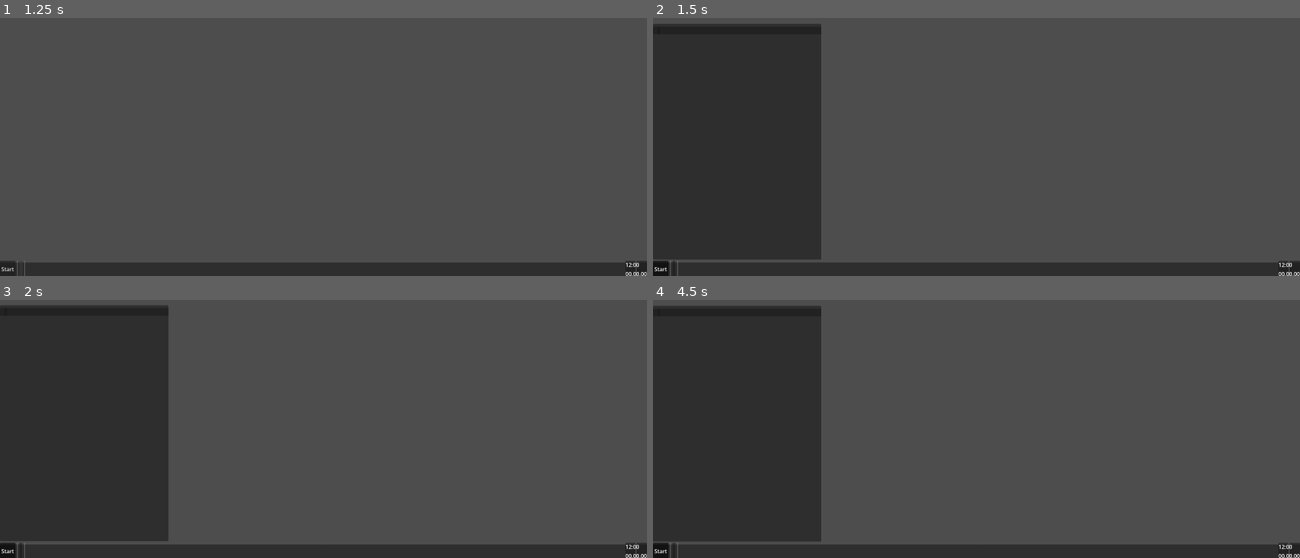
Above: before the commit, frames 1-4 (two rows, left to right).
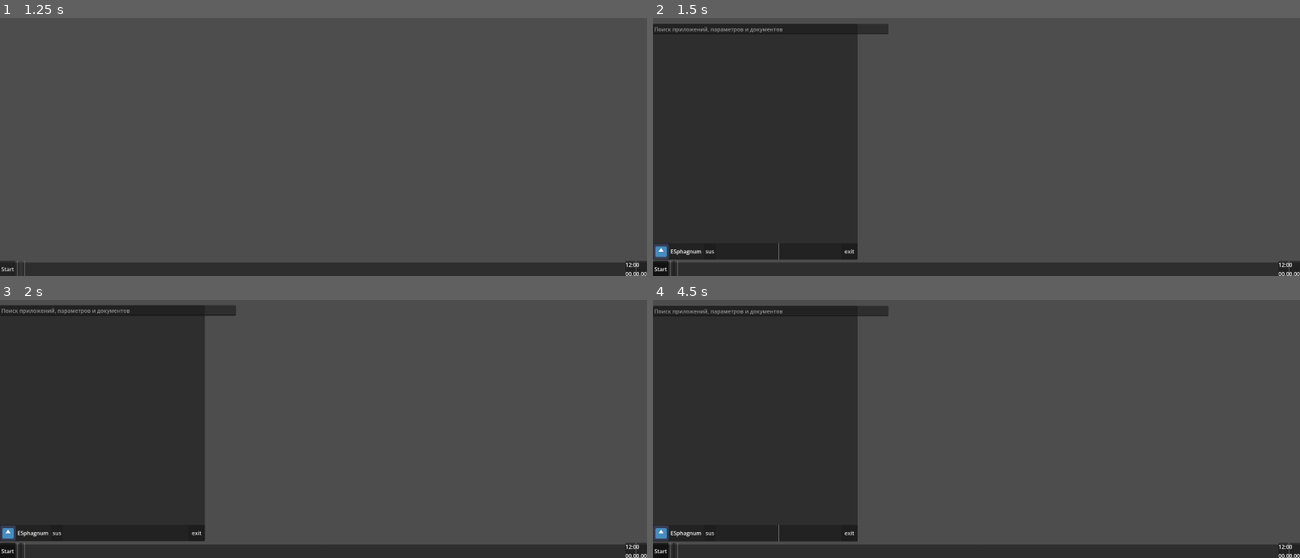
Above: after the commit, the same moments.

Repository: ESphagnum/GodotOS
Game: Godot game, scene res://scenes/BootScreen.tscn
The game is run twice, just before and just after one commit, with the same random seed, the same clock (stepped at 60 frames per second) and the same inputs. The engine's default icon, where the game draws it, is replaced by a stand-in: a white triangle on a blue panel in a dark square.
Inputs (mouse positions are in pixels of both pictures, inside the frame that each line leads up to):
- Up to frame 1 (1.25 s): click (19, 268) at 0.5 s
- Up to frame 2 (1.5 s): click "Start" at 1.25 s
- Up to frame 3 (2 s): no input
- Up to frame 4 (4.5 s): click (711, 532) at 2 s, where only the run after the commit has a clickable "sus"; click "Start" at 2.75 s; click (672, 550) at 3.5 s; click "Start" at 4.25 s

Frame 1 is identical in both runs. In frame 2, 5.7% of the frame differs, in the area x 0-37%, y 2-94%; in frame 3, 5.6%; in frame 4, 5.7%.

Commit message:
update StartMenu

Diff:
--- a/scenes/Taskbar/AppIcon_Start.tscn
+++ b/scenes/Taskbar/AppIcon_Start.tscn
@@ -3,11 +3,15 @@
 [node name="AppIcon" type="VBoxContainer" unique_id=610252641]
 
 [node name="TextureRect" type="TextureRect" parent="." unique_id=2048329242]
+custom_minimum_size = Vector2(48, 48)
 layout_mode = 2
+stretch_mode = 5
 
 [node name="Label" type="Label" parent="." unique_id=189495356]
 layout_mode = 2
 text = "Название"
+horizontal_alignment = 1
 
 [node name="Button" type="Button" parent="." unique_id=1819139567]
 layout_mode = 2
+text = "Открыть"
--- a/scenes/Taskbar/SearchPanel.tscn
+++ b/scenes/Taskbar/SearchPanel.tscn
@@ -1,4 +1,6 @@
 [gd_scene format=3 uid="uid://cp6vv10jleqvt"]
+
+[ext_resource type="Script" uid="uid://dd7spwhmtn5rq" path="res://core/search_panel.gd" id="1_awfhc"]
 
 [node name="SearchPanel" type="Control" unique_id=190433003]
 layout_mode = 3
@@ -7,3 +9,12 @@
 anchor_bottom = 1.0
 grow_horizontal = 2
 grow_vertical = 2
+script = ExtResource("1_awfhc")
+
+[node name="LineEdit" type="LineEdit" parent="." unique_id=2030648806]
+layout_mode = 0
+offset_right = 700.0
+offset_bottom = 31.0
+placeholder_text = "Поиск приложений, параметров и документов"
+
+[connection signal="text_changed" from="LineEdit" to="." method="_on_line_edit_text_changed"]
--- a/scenes/Taskbar/StartPanel.tscn
+++ b/scenes/Taskbar/StartPanel.tscn
@@ -1,7 +1,12 @@
 [gd_scene format=3 uid="uid://bjgv0yu6jx771"]
 
 [ext_resource type="Script" uid="uid://xavhp1ghwm3e" path="res://core/start_panel.gd" id="1_5afl0"]
+[ext_resource type="Script" uid="uid://4jsqd024pcql" path="res://core/AppConfig.gd" id="2_ixgoj"]
 [ext_resource type="PackedScene" uid="uid://cp6vv10jleqvt" path="res://scenes/Taskbar/SearchPanel.tscn" id="2_ocnj3"]
+[ext_resource type="Resource" uid="uid://d17ota3emh2to" path="res://apps/core/TaskManager/TaskManagerConfig.tres" id="3_ui0a1"]
+[ext_resource type="Resource" uid="uid://db5dleojfylaq" path="res://apps/core/Notepad/Notepad.tres" id="4_77n0k"]
+[ext_resource type="Resource" uid="uid://cmuqi7fiqxfge" path="res://apps/core/FileExplorer/FileExplorer.tres" id="5_2k6h5"]
+[ext_resource type="Texture2D" uid="uid://c3rhmkmujy3s6" path="res://icon.svg" id="5_ui0a1"]
 
 [node name="StartMenu" type="PanelContainer" unique_id=1954665718]
 anchors_preset = 15
@@ -10,6 +15,7 @@
 grow_horizontal = 2
 grow_vertical = 2
 script = ExtResource("1_5afl0")
+apps_to_pin = Array[ExtResource("2_ixgoj")]([ExtResource("3_ui0a1"), ExtResource("4_77n0k"), ExtResource("5_2k6h5")])
 
 [node name="VBoxContainer" type="VBoxContainer" parent="." unique_id=1082651535]
 layout_mode = 2
@@ -18,15 +24,21 @@
 layout_mode = 2
 
 [node name="SearchPanel" parent="VBoxContainer/MarginContainer" unique_id=190433003 instance=ExtResource("2_ocnj3")]
+custom_minimum_size = Vector2(0, 30)
 layout_mode = 2
 
 [node name="ScrollContainer" type="ScrollContainer" parent="VBoxContainer" unique_id=1455137666]
+custom_minimum_size = Vector2(0, 300)
 layout_mode = 2
+size_flags_vertical = 3
+horizontal_scroll_mode = 0
 
 [node name="AppGrid" type="GridContainer" parent="VBoxContainer/ScrollContainer" unique_id=784199295]
+custom_minimum_size = Vector2(600, 600)
 layout_mode = 2
 theme_override_constants/h_separation = 20
 theme_override_constants/v_separation = 20
+columns = 6
 
 [node name="PanelContainer" type="PanelContainer" parent="VBoxContainer" unique_id=1375184779]
 layout_mode = 2
@@ -35,13 +47,30 @@
 layout_mode = 2
 
 [node name="TextureRect" type="TextureRect" parent="VBoxContainer/PanelContainer/HBoxContainer" unique_id=1523060227]
+custom_minimum_size = Vector2(48, 48)
 layout_mode = 2
+texture = ExtResource("5_ui0a1")
+expand_mode = 1
+stretch_mode = 5
 
 [node name="Label" type="Label" parent="VBoxContainer/PanelContainer/HBoxContainer" unique_id=377584618]
 layout_mode = 2
+text = "ESphagnum"
 
 [node name="Control" type="Control" parent="VBoxContainer/PanelContainer/HBoxContainer" unique_id=763255073]
 layout_mode = 2
 
 [node name="Button" type="Button" parent="VBoxContainer/PanelContainer/HBoxContainer" unique_id=1809944562]
 layout_mode = 2
+text = "sus"
+
+[node name="VSeparator" type="VSeparator" parent="VBoxContainer/PanelContainer/HBoxContainer" unique_id=233963547]
+layout_mode = 2
+size_flags_horizontal = 3
+
+[node name="Shutdown" type="Button" parent="VBoxContainer/PanelContainer/HBoxContainer" unique_id=320682341]
+custom_minimum_size = Vector2(48, 0)
+layout_mode = 2
+text = "exit"
+
+[connection signal="pressed" from="VBoxContainer/PanelContainer/HBoxContainer/Shutdown" to="." method="_on_shutdown_pressed"]
